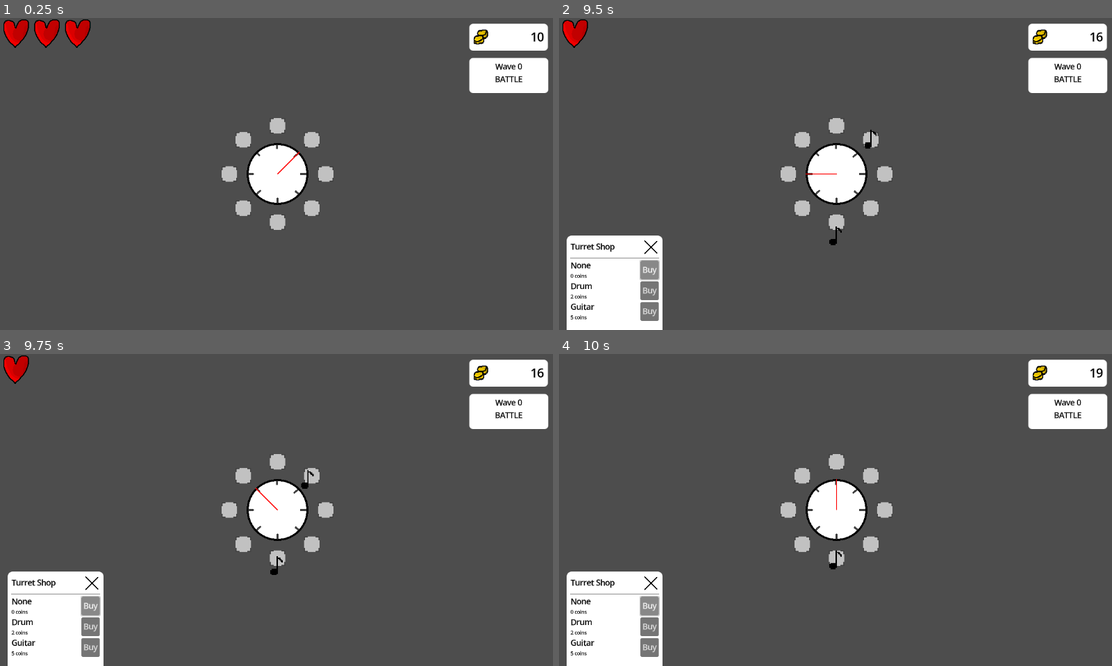
Above: before the commit, frames 1-4 (two rows, left to right).
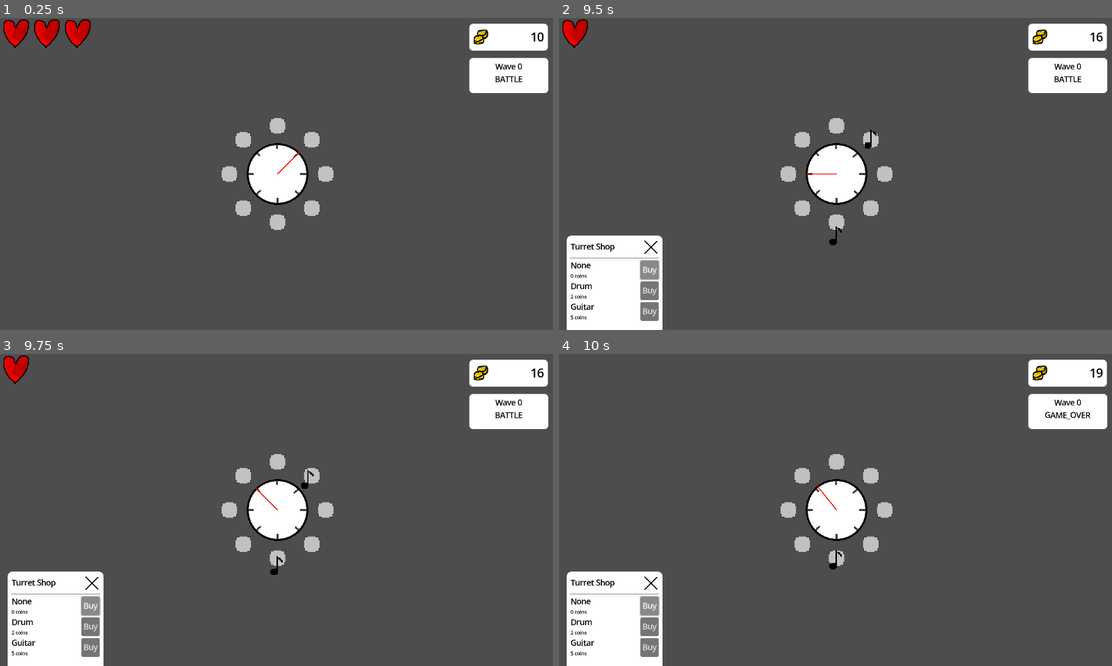
Above: after the commit, the same moments.

Repository: SeriousGuy888/MetronomeTowerDefenceGame
Game: Godot game, scene res://scenes/main.tscn
The game is run twice, just before and just after one commit, with the same random seed, the same clock (stepped at 60 frames per second) and the same inputs.
Inputs (mouse positions are in pixels of both pictures, inside the frame that each line leads up to):
- Up to frame 1 (0.25 s): no input
- Up to frame 2 (9.5 s): click (885, 174) at 0.52 s; click "Buy" at 1.25 s; click (885, 174) at 2.02 s; click "Buy" at 2.75 s; click (885, 174) at 3.52 s; click "Buy" at 4.25 s
- Up to frame 3 (9.75 s): no input
- Up to frame 4 (10 s): no input

Frames 1-3 are identical in both runs. In frame 4, 0.2% of the frame differs, in the area x 46-97%, y 18-51%.

Commit message:
stop spinning metronome on game over

Diff:
--- a/global_scripts/playthrough_manager.gd
+++ b/global_scripts/playthrough_manager.gd
@@ -33,3 +33,4 @@
 
 func lose():
 	print("game over - defeat")
+	game_state = Enums.GameState.GAME_OVER
--- a/scenes/metronome/playhead.gd
+++ b/scenes/metronome/playhead.gd
@@ -9,13 +9,21 @@
 var beats_per_rotation
 var angle_change_per_second # radians
 
+var is_spinning = false
+
 func _ready():
 	beats_per_minute = get_parent().beats_per_minute
 	beats_per_rotation = get_parent().beats_per_rotation
 	beats_per_second = 60 / beats_per_minute
 	angle_change_per_second = TAU / beats_per_second / beats_per_rotation
 
+	EventBus.game_state_updated.connect(func(new_state: Enums.GameState):
+		is_spinning = new_state == Enums.GameState.BATTLE)
+
 func _process(delta):
+	if !is_spinning:
+		return
+
 	var old_angle = int(rad_to_deg(rotation)) % 360
 	rotation += angle_change_per_second * delta
 	var new_angle = int(rad_to_deg(rotation)) % 360
